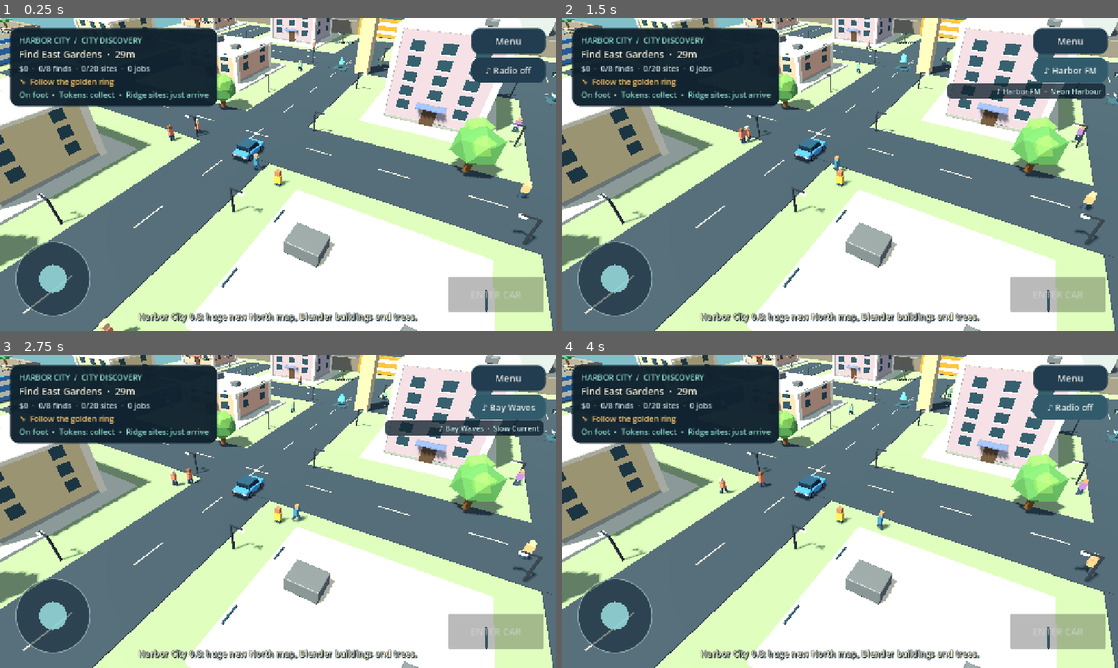
Above: before the commit, frames 1-4 (two rows, left to right).
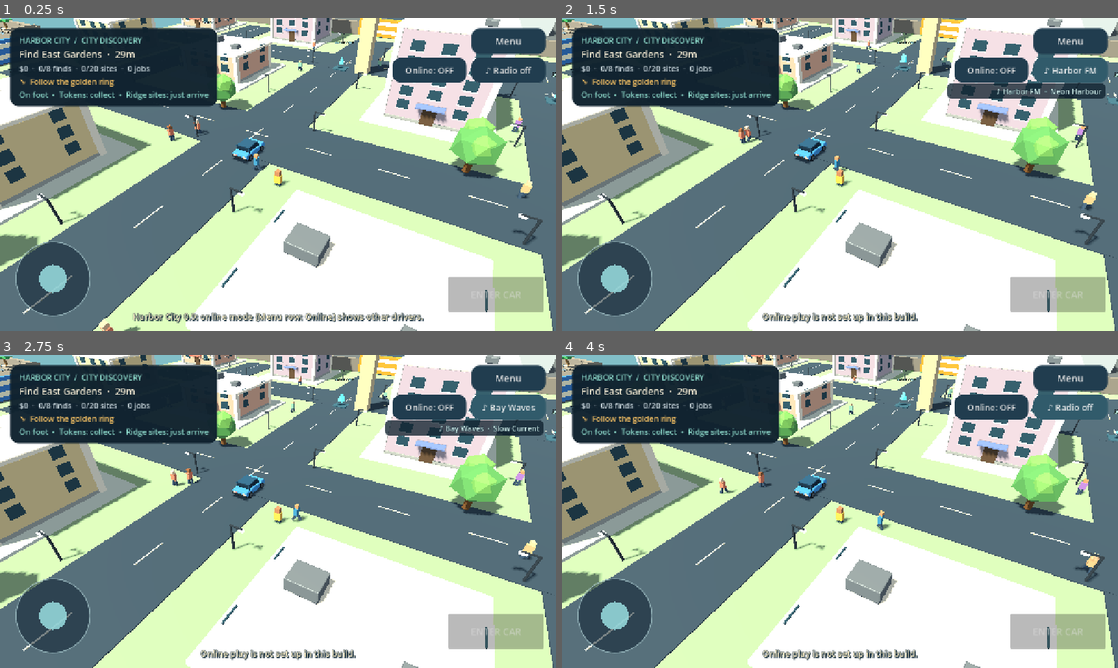
Above: after the commit, the same moments.

Repository: kokolo2020/GTA2027
Game: Godot game, scene res://main.tscn
Same seed, same stepped clock (60 frames per second), same inputs: the game is played once before the commit and once after it.
Inputs (mouse positions are in pixels of both pictures, inside the frame that each line leads up to):
- Up to frame 1 (0.25 s): no input
- Up to frame 2 (1.5 s): click (990, 71) at 0.5 s, where only the run after the commit has a clickable "Online: OFF"; click "♪ Radio off" at 1.25 s
- Up to frame 3 (2.75 s): click "♪ Harbor FM" at 2 s
- Up to frame 4 (4 s): click "♪ Bay Waves" at 2.75 s; click "♪ Talk 88" at 3.5 s

The runs differ from the first frame. In frame 1, 2.1% of the frame differs, in the area x 23-84%, y 12-98%; in frame 2, 2.1%; in frame 3, 2.1%; in frame 4, 2.1%.

Commit message:
Harbor City 0.9.0: optional online mode (Supabase Realtime), INTERNET permission
Co-Authored-By: Claude Sonnet 5.5 <noreply@anthropic.com>
Claude-Session: https://claude.ai/code/session_01BK9nDGzoJHfc86356rWEAH

Diff:
--- a/game/main.gd
+++ b/game/main.gd
@@ -182,6 +182,21 @@
 var radio_line := 0
 var radio_line_time := 0.0
 var radio_button: Button
+const ONLINE_TOPIC := "realtime:harbor-city-lobby"
+const ONLINE_MAX_PEERS := 12
+const ONLINE_TIMEOUT := 6.0
+var online_on := false
+var online_state := 0
+var online_ws: WebSocketPeer
+var online_config := {}
+var online_id := ""
+var online_name := ""
+var online_ref := 1
+var online_hb := 0.0
+var online_send_t := 0.0
+var online_retry := 0.0
+var online_peers := {}
+var online_button: Button
 var radio_caption: Label
 var peds: Array = []
 var touch_buttons: Array[Button] = []
@@ -212,7 +227,7 @@
 	_radio_refresh()
 	if radio_station > 0 and "--smoke-test" not in OS.get_cmdline_user_args() and "--shots" not in OS.get_cmdline_user_args():
 		_radio_set(radio_station)
-	_show_toast("Harbor City 0.8: huge new North map, Blender buildings and trees.")
+	_show_toast("Harbor City 0.9: online mode (Menu row: Online) shows other drivers.")
 	booted = true
 	if "--smoke-test" in OS.get_cmdline_user_args():
 		await _smoke_test()
@@ -911,6 +926,247 @@
 	_scatter("res://models/tree_pine.glb",pines,0.9,1.3)
 	_scatter("res://models/rock.glb",[Vector3(75,0,-8),Vector3(96,0,6),Vector3(108,0,-9),Vector3(-100,0,-8),Vector3(-134,0,10),Vector3(-152,0,-10)],0.8,1.4)
 
+# ---- Online (v0.9.0): Supabase Realtime broadcast, other players shown as ghost cars. ----
+func _online_load_config() -> bool:
+	if not online_config.is_empty():
+		return true
+	if not FileAccess.file_exists("res://multiplayer.local.json"):
+		return false
+	var file := FileAccess.open("res://multiplayer.local.json",FileAccess.READ)
+	if file == null:
+		return false
+	var data = JSON.parse_string(file.get_as_text())
+	if data is Dictionary and data.has("url") and data.has("anon"):
+		online_config = data
+		return true
+	return false
+
+func _online_toggle() -> void:
+	if online_on:
+		_online_stop()
+		_show_toast("Online play off. Back to single player.")
+	else:
+		if not _online_load_config():
+			_show_toast("Online play is not set up in this build.")
+			return
+		online_on = true
+		if online_id == "":
+			online_id = "%x%x" % [randi(),randi()]
+		if online_name == "":
+			online_name = "Driver%d" % (100+randi() % 900)
+		online_retry = 0.0
+		_online_connect()
+		_show_toast("Connecting as %s ..." % online_name)
+	_online_refresh_button()
+
+func _online_connect() -> void:
+	online_ws = WebSocketPeer.new()
+	var host := String(online_config["url"]).replace("https://","").replace("/","")
+	var url := "wss://%s/realtime/v1/websocket?apikey=%s&vsn=1.0.0" % [host,String(online_config["anon"])]
+	online_state = 1 if online_ws.connect_to_url(url) == OK else 0
+	online_hb = 0.0
+
+func _online_stop() -> void:
+	if online_ws != null and online_ws.get_ready_state() == WebSocketPeer.STATE_OPEN and online_state >= 2:
+		_online_send({"topic":ONLINE_TOPIC,"event":"phx_leave","payload":{},"ref":str(_online_next_ref()),"join_ref":"1"})
+		online_ws.poll()
+	if online_ws != null:
+		online_ws.close()
+	online_ws = null
+	online_on = false
+	online_state = 0
+	_online_clear_peers()
+
+func _online_next_ref() -> int:
+	online_ref += 1
+	return online_ref
+
+func _online_send(msg: Dictionary) -> void:
+	if online_ws != null and online_ws.get_ready_state() == WebSocketPeer.STATE_OPEN:
+		online_ws.send_text(JSON.stringify(msg))
+
+func _online_join_frame() -> Dictionary:
+	return {"topic":ONLINE_TOPIC,"event":"phx_join","payload":{"config":{"broadcast":{"ack":false,"self":false},"presence":{"enabled":false},"private":false}},"ref":"1","join_ref":"1"}
+
+func _online_pos_frame() -> Dictionary:
+	var body: CharacterBody3D = car if driving else player
+	var payload := {
+		"i":online_id,"n":online_name,
+		"x":snappedf(body.position.x,0.01),"y":snappedf(body.position.y,0.01),"z":snappedf(body.position.z,0.01),
+		"r":snappedf(body.rotation.y,0.01),"c":car_id,"d":1 if driving else 0}
+	return {"topic":ONLINE_TOPIC,"event":"broadcast","payload":{"type":"broadcast","event":"pos","payload":payload},"ref":str(_online_next_ref()),"join_ref":"1"}
+
+func _online_tick(delta: float) -> void:
+	_online_update_peers(delta)
+	if not online_on:
+		return
+	if online_ws == null:
+		online_retry -= delta
+		if online_retry <= 0.0:
+			_online_connect()
+		return
+	online_ws.poll()
+	var ready := online_ws.get_ready_state()
+	if ready == WebSocketPeer.STATE_OPEN:
+		if online_state == 1:
+			_online_send(_online_join_frame())
+			online_state = 2
+			_online_refresh_button()
+		while online_ws.get_available_packet_count() > 0:
+			_online_handle(online_ws.get_packet().get_string_from_utf8())
+		online_hb += delta
+		if online_hb >= 20.0:
+			online_hb = 0.0
+			_online_send({"topic":"phoenix","event":"heartbeat","payload":{},"ref":str(_online_next_ref())})
+		if online_state == 3:
+			online_send_t += delta
+			if online_send_t >= 0.2:
+				online_send_t = 0.0
+				_online_send(_online_pos_frame())
+	elif ready == WebSocketPeer.STATE_CLOSED:
+		online_ws = null
+		online_state = 0
+		online_retry = 3.0
+		_online_clear_peers()
+		_online_refresh_button()
+
+func _online_handle(text: String) -> void:
+	var msg = JSON.parse_string(text)
+	if not msg is Dictionary:
+		return
+	var event := String(msg.get("event",""))
+	if event == "broadcast":
+		var outer = msg.get("payload",{})
+		if outer is Dictionary and String(outer.get("event","")) == "pos":
+			var inner = outer.get("payload",{})
+			if inner is Dictionary:
+				_online_peer_update(inner)
+	elif event == "phx_reply" and String(msg.get("topic","")) == ONLINE_TOPIC:
+		var reply = msg.get("payload",{})
+		if reply is Dictionary and String(reply.get("status","")) == "ok":
+			if online_state == 2:
+				online_state = 3
+				_show_toast("Online! You are %s." % online_name)
+				_online_refresh_button()
+		elif reply is Dictionary and String(reply.get("status","")) == "error":
+			_show_toast("Online join failed.")
+	elif event == "phx_error" or event == "phx_close":
+		if online_state == 3:
+			online_state = 1
+
+func _online_clean_name(raw: String) -> String:
+	var out := ""
+	for ch in raw.substr(0,14):
+		if ch.unicode_at(0) >= 32 and ch.unicode_at(0) < 127:
+			out += ch
+	return out if out != "" else "Driver"
+
+func _online_peer_update(p: Dictionary) -> void:
+	var id := String(p.get("i",""))
+	if id == "" or id == online_id or id.length() > 24:
+		return
+	var pos := Vector3(float(p.get("x",0.0)),float(p.get("y",0.0)),float(p.get("z",0.0)))
+	if absf(pos.x) > 600.0 or absf(pos.z) > 600.0 or absf(pos.y) > 60.0:
+		return
+	if not online_peers.has(id):
+		if online_peers.size() >= ONLINE_MAX_PEERS:
+			return
+		online_peers[id] = _online_make_peer(id,_online_clean_name(String(p.get("n","Driver"))),clampi(int(p.get("c",0)),0,CARS.size()-1))
+		(online_peers[id]["node"] as Node3D).position = pos
+	var peer: Dictionary = online_peers[id]
+	peer["target"] = pos
+	peer["yaw"] = float(p.get("r",0.0))
+	peer["seen"] = Time.get_ticks_msec()/1000.0
+	peer["driving"] = int(p.get("d",1)) == 1
+	var nm := _online_clean_name(String(p.get("n","Driver")))
+	if nm != peer["name"]:
+		peer["name"] = nm
+		(peer["label"] as Label3D).text = nm
+
+func _online_make_peer(id: String, nm: String, car_index: int) -> Dictionary:
+	var node := Node3D.new()
+	add_child(node)
+	var hue := float(id.hash() % 360)/360.0
+	var body_color := Color.from_hsv(hue,0.65,0.9)
+	var car_node := Node3D.new()
+	node.add_child(car_node)
+	var model := _try_model("res://models/car_%d.glb" % car_index)
+	if model != null:
+		car_node.add_child(model)
+		_online_tint(model,body_color)
+	else:
+		_box(car_node,Vector3(0,0.5,0),Vector3(1.8,0.8,3.6),body_color)
+	var foot_node := Node3D.new()
+	node.add_child(foot_node)
+	_box(foot_node,Vector3(0,0.75,0),Vector3(0.5,1.2,0.35),body_color)
+	_box(foot_node,Vector3(0,1.5,0),Vector3(0.4,0.4,0.4),Color("e8c9a0"))
+	foot_node.hide()
+	var label := Label3D.new()
+	label.text = nm
+	label.font_size = 40
+	label.modulate = Color("ffffff")
+	label.position = Vector3(0,3.2,0)
+	label.billboard = BaseMaterial3D.BILLBOARD_ENABLED
+	label.outline_size = 10
+	label.pixel_size = 0.012
+	label.no_depth_test = true
+	node.add_child(label)
+	return {"node":node,"car":car_node,"foot":foot_node,"label":label,"name":nm,"target":Vector3.ZERO,"yaw":0.0,"seen":Time.get_ticks_msec()/1000.0,"driving":true}
+
+func _online_tint(node: Node, color: Color) -> void:
+	if node is MeshInstance3D:
+		var mi := node as MeshInstance3D
+		if mi.mesh != null:
+			for surface in mi.mesh.get_surface_count():
+				var m := mi.mesh.surface_get_material(surface)
+				var mat_name := m.resource_name if m != null else ""
+				if mat_name.begins_with("Body"):
+					mi.set_surface_override_material(surface,_material(color))
+				elif mat_name.begins_with("Cabin"):
+					mi.set_surface_override_material(surface,_material(color.darkened(0.5)))
+	for child in node.get_children():
+		_online_tint(child,color)
+
+func _online_update_peers(delta: float) -> void:
+	if online_peers.is_empty():
+		return
+	var now := Time.get_ticks_msec()/1000.0
+	var gone: Array = []
+	for id in online_peers:
+		var peer: Dictionary = online_peers[id]
+		if now-float(peer["seen"]) > ONLINE_TIMEOUT:
+			gone.append(id)
+			continue
+		var node: Node3D = peer["node"]
+		var target: Vector3 = peer["target"]
+		if node.position.distance_to(target) > 25.0:
+			node.position = target
+		else:
+			node.position = node.position.lerp(target,minf(1.0,delta*8.0))
+		node.rotation.y = lerp_angle(node.rotation.y,float(peer["yaw"]),minf(1.0,delta*8.0))
+		(peer["car"] as Node3D).visible = peer["driving"]
+		(peer["foot"] as Node3D).visible = not peer["driving"]
+	for id in gone:
+		(online_peers[id]["node"] as Node3D).queue_free()
+		online_peers.erase(id)
+	if not gone.is_empty():
+		_online_refresh_button()
+
+func _online_clear_peers() -> void:
+	for id in online_peers:
+		(online_peers[id]["node"] as Node3D).queue_free()
+	online_peers.clear()
+
+func _online_refresh_button() -> void:
+	if online_button == null:
+		return
+	if not online_on:
+		online_button.text = "Online: OFF"
+	elif online_state < 3:
+		online_button.text = "Online: ..."
+	else:
+		online_button.text = "Online: %d" % (online_peers.size()+1)
+
 func _start_trial(i: int) -> bool:
 	var trial: Dictionary = TRIALS[i]
 	if not _area_open(int(trial["area"])):
@@ -1518,6 +1774,12 @@
 	radio_caption.position = Vector2(root.size.x-394,150)
 	radio_caption.size = Vector2(366,10)
 	radio_caption.hide()
+	online_button = _button("Online: OFF",_online_toggle)
+	online_button.custom_minimum_size = Vector2(170,48)
+	online_button.add_theme_font_size_override("font_size",20)
+	root.add_child(online_button)
+	online_button.set_anchors_and_offsets_preset(Control.PRESET_TOP_LEFT)
+	online_button.position = Vector2(root.size.x-376,92)
 	joystick = Control.new()
 	joystick.mouse_filter = Control.MOUSE_FILTER_IGNORE
 	root.add_child(joystick)
@@ -1586,6 +1848,7 @@
 		var view := get_viewport().get_visible_rect().size
 		pause_button.position = Vector2(view.x-194,24)
 		radio_button.position = Vector2(view.x-194,92)
+		online_button.position = Vector2(view.x-376,92)
 		radio_caption.position = Vector2(view.x-394,150)
 		joystick.position = Vector2(32,view.y-210)
 		action_button.position = Vector2(view.x-248,view.y-124)
@@ -1699,6 +1962,7 @@
 	_check_bay()
 	_check_north()
 	_check_trial()
+	_online_tick(delta)
 	_check_missions()
 	marker.visible = trial_active >= 0 or (not exploring and not next_job_pending) or (exploring and (_nearest_find() >= 0 or not _ridge_open() or _nearest_ridge() >= 0 or _nearest_bay() >= 0))
 	for index in find_nodes.size():
@@ -1911,6 +2175,7 @@
 	file.set_value("progress","trial_done",trial_done)
 	file.set_value("progress","best_times",best_times)
 	file.set_value("progress","radio",radio_station)
+	file.set_value("progress","online_name",online_name)
 	file.save(SAVE_PATH)
 
 func _load_progress() -> void:
@@ -1933,6 +2198,7 @@
 		north_mask = int(file.get_value("progress","north_mask",0)) & ((1 << NORTH.size())-1)
 		trial_done = int(file.get_value("progress","trial_done",0)) & ((1 << TRIALS.size())-1)
 		radio_station = clampi(int(file.get_value("progress","radio",0)),0,RADIO.size()-1)
+		online_name = String(file.get_value("progress","online_name",""))
 		var saved_times = file.get_value("progress","best_times",[])
 		best_times = [0.0,0.0,0.0,0.0,0.0,0.0,0.0]
 		if saved_times is Array:
@@ -2766,6 +3032,27 @@
 	assert(cash == total,"Mission paid twice")
 	_refresh_journal()
 	assert("[DONE]" in journal_label.text,"Journal did not show progress")
+	# Online: offline-safe message handling (no network used).
+	online_id = "me"
+	online_name = "Tester"
+	var frame := _online_pos_frame()
+	assert(frame["event"] == "broadcast" and frame["payload"]["event"] == "pos" and frame["payload"]["payload"]["i"] == "me","Online frame wrong")
+	assert(JSON.parse_string(JSON.stringify(frame)) is Dictionary,"Online frame not JSON")
+	assert(_online_join_frame()["event"] == "phx_join","Join frame wrong")
+	var incoming := {"topic":ONLINE_TOPIC,"event":"broadcast","payload":{"type":"broadcast","event":"pos","payload":{"i":"p1","n":"Rival\n\u00e9","x":12.5,"y":0.0,"z":-80.0,"r":1.0,"c":2,"d":1}}}
+	_online_handle(JSON.stringify(incoming))
+	assert(online_peers.size() == 1 and online_peers.has("p1"),"Online peer not created")
+	assert(online_peers["p1"]["name"] == "Rival","Online name not cleaned: "+str(online_peers["p1"]["name"]))
+	_online_handle(JSON.stringify({"topic":ONLINE_TOPIC,"event":"broadcast","payload":{"type":"broadcast","event":"pos","payload":{"i":"me","x":1,"y":0,"z":1}}}))
+	_online_handle(JSON.stringify({"topic":ONLINE_TOPIC,"event":"broadcast","payload":{"type":"broadcast","event":"pos","payload":{"i":"far","x":99999,"y":0,"z":1}}}))
+	_online_handle("not json")
+	assert(online_peers.size() == 1,"Online accepted own or invalid peer")
+	_online_update_peers(0.5)
+	assert((online_peers["p1"]["node"] as Node3D).position.distance_to(Vector3(12.5,0,-80)) < 0.1,"Online peer did not move")
+	online_peers["p1"]["seen"] = Time.get_ticks_msec()/1000.0-100.0
+	_online_update_peers(0.1)
+	assert(online_peers.is_empty(),"Stale online peer not removed")
+	assert(not online_on and online_ws == null,"Online must start off")
 	_rescue()
 
 func _save_shot(name: String) -> void:
--- /dev/null
+++ b/game/multiplayer.example.json
@@ -0,0 +1 @@
+{"url":"https://YOUR-PROJECT-REF.supabase.co","anon":"YOUR-PUBLIC-ANON-KEY"}
Not shown, changed: game/export_presets.cfg
Not shown, changed: CLAUDE-HANDOVER.md
Not shown, added: docs/releases/v0.9.0.md
